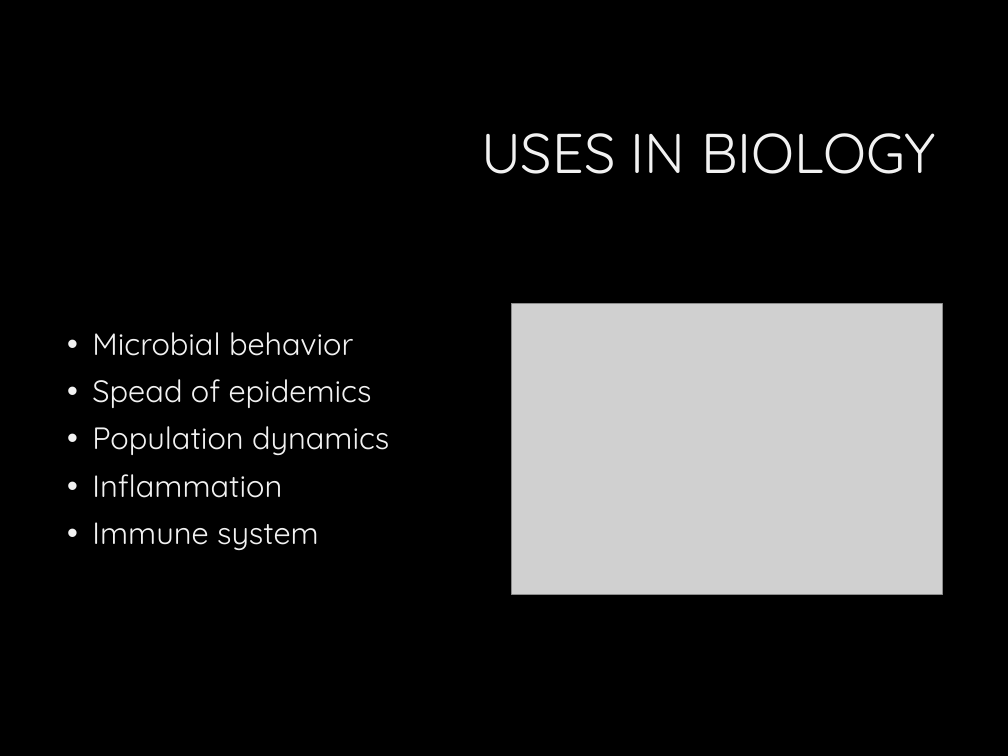
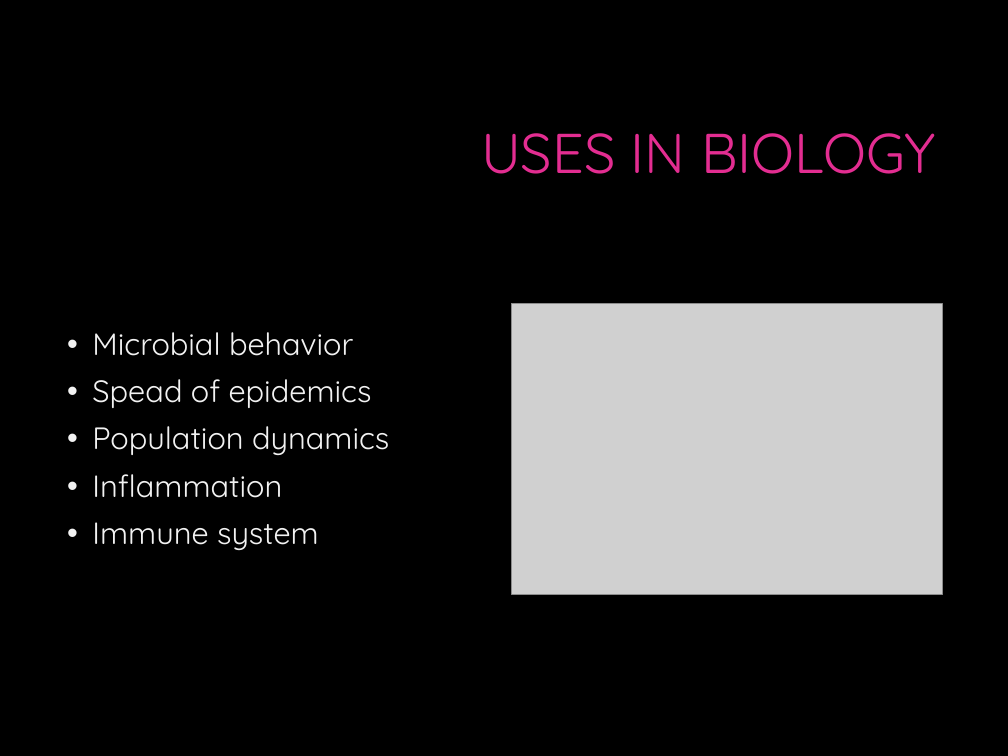
Before and after one commit to gcallah/indras_net, a slide deck: slide 3 of docs/Indra.pptx. Drawn at 1008x756 pixels with LibreOffice and Linux fonts; fonts in the diff are those of the drawing; grey boxes stand for pictures; background and template pictures are left out. Boxes give left, top, right and bottom in pixels: in the first picture for what was removed or moved away, otherwise in the second. Text is boxed around its words. In the diff, an @@ line names an element or a change of style, - is before the commit and + after.

```diff
--- a/docs/Indra.pptx
+++ b/docs/Indra.pptx
@@ title "USES IN BIOLOGY" at [482,133,935,174]: text colour #F2F2F2 to #E32D91 @@
```
Also in this commit, not shown: 10 other slides changed.
